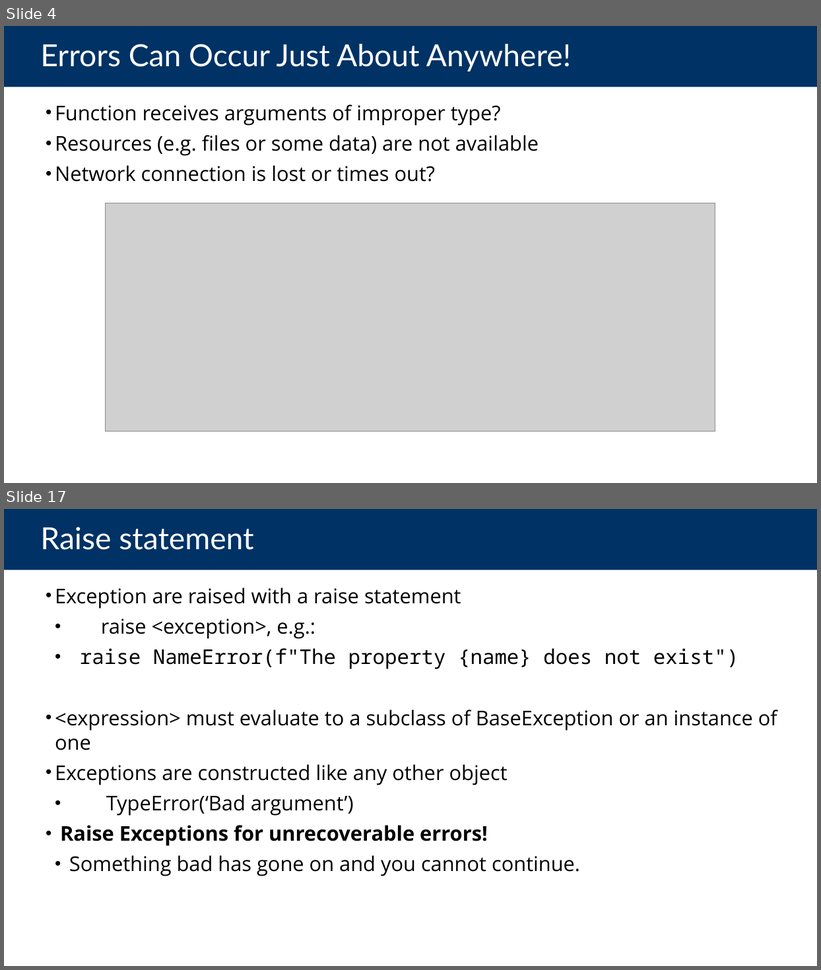
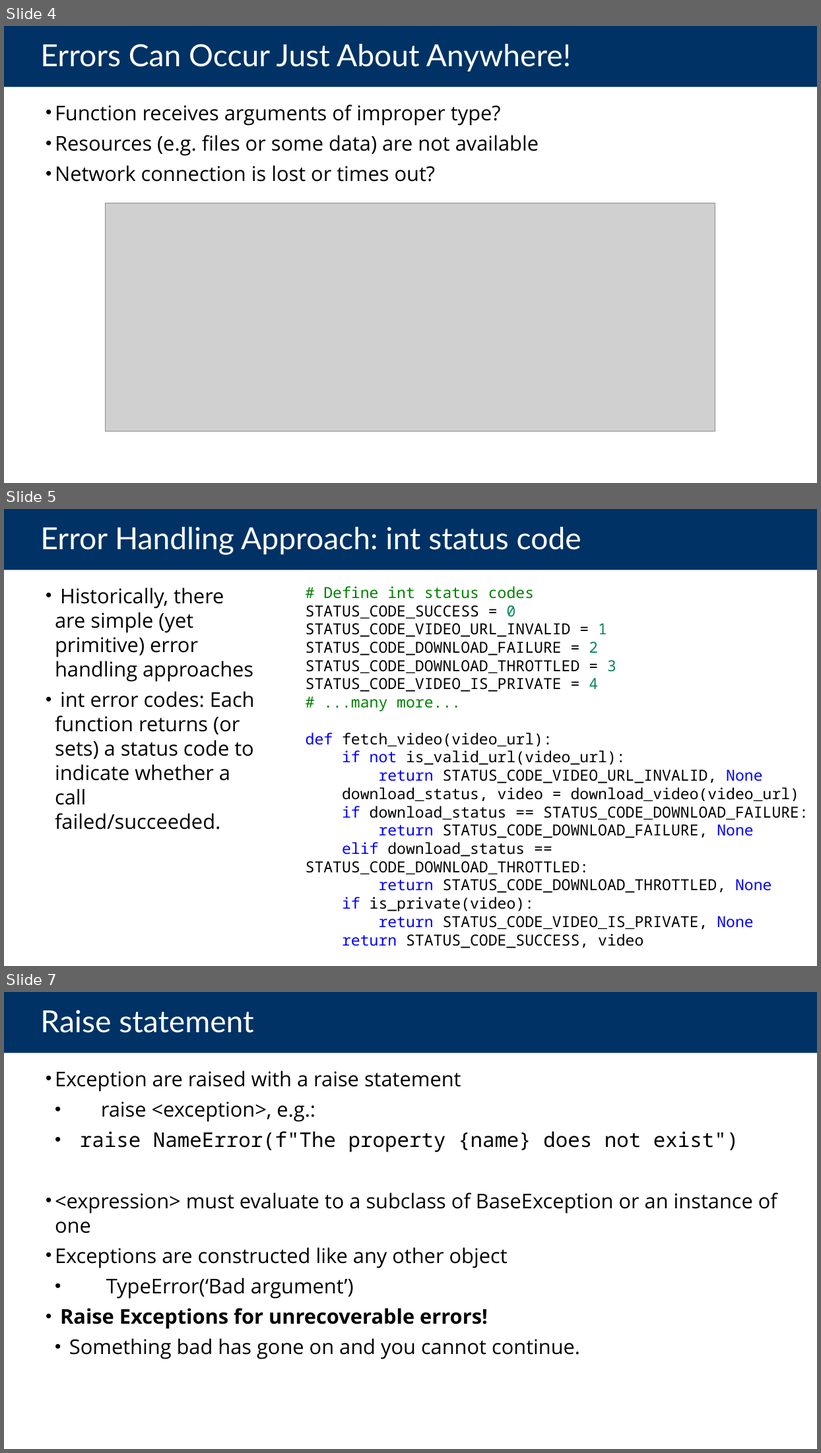
Before and after one commit to cs88-website/su24, a slide deck: assets/slides/su24/19-Exceptions.pptx. Shown one above the other, each under a label of ours: slides 4 and 17 before the commit, slides 4, 5 and 7 after it; the slides between them are not shown. The pictures are 821x970 and 821x1453 pixels, drawn with LibreOffice and Linux fonts; fonts in the diff are those of the drawing; grey boxes stand for pictures. Boxes give left, top, right and bottom in pixels: in the first picture for what was removed or moved away, otherwise in the second. Text is boxed around its words. In the diff, an @@ line names an element or a change of style, - is before the commit and + after.

```diff
--- a/assets/slides/su24/19-Exceptions.pptx
+++ b/assets/slides/su24/19-Exceptions.pptx
@@ slide 5 added at (4, 509, 817, 966), background #FFFFFF @@
@@ title added at (4, 509, 817, 570), fill #003265, 36 pt, text #FFFFFF @@
+Error Handling Approach: int status code
@@ text added at (55, 588, 255, 830), 24 pt, text #000000 @@
+• Historically, there are simple (yet primitive) error handling approaches
+• int error codes: Each function returns (or sets) a status code to indicate whether a call failed/succeeded.
@@ text added at (306, 586, 809, 949), 18 pt, text #000000 @@
+# Define int status codes
+STATUS_CODE_SUCCESS = 0
+STATUS_CODE_VIDEO_URL_INVALID = 1
+STATUS_CODE_DOWNLOAD_FAILURE = 2
+STATUS_CODE_DOWNLOAD_THROTTLED = 3
+STATUS_CODE_VIDEO_IS_PRIVATE = 4
+# ...many more...
+def fetch_video(video_url):
+if not is_valid_url(video_url):
+return STATUS_CODE_VIDEO_URL_INVALID, None
+download_status, video = download_video(video_url)
+if download_status == STATUS_CODE_DOWNLOAD_FAILURE:
+return STATUS_CODE_DOWNLOAD_FAILURE, None
+elif download_status == STATUS_CODE_DOWNLOAD_THROTTLED:
+return STATUS_CODE_DOWNLOAD_THROTTLED, None
+if is_private(video):
+return STATUS_CODE_VIDEO_IS_PRIVATE, None
+return STATUS_CODE_SUCCESS, video
@@ what was slide 17 is now slide 7 @@
```
Also in this commit, not shown: 7 slides changed, 5 other slides added, 6 slides removed, 10 other files.
